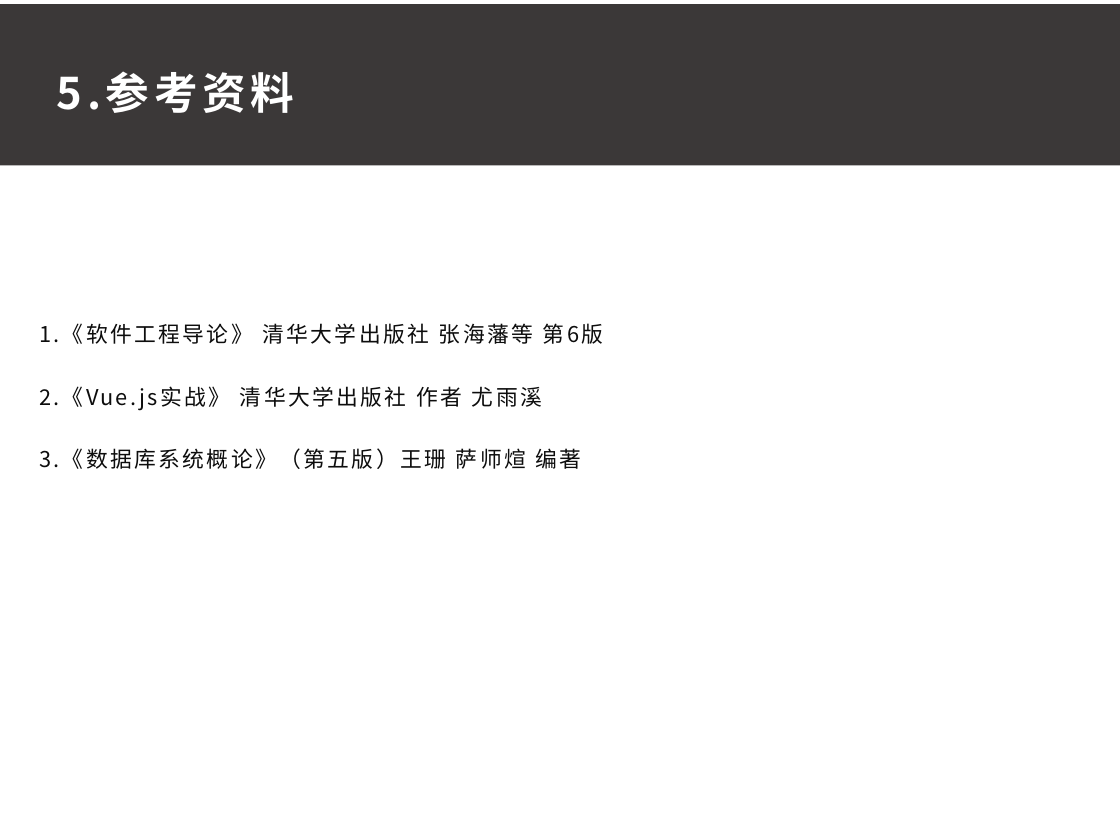
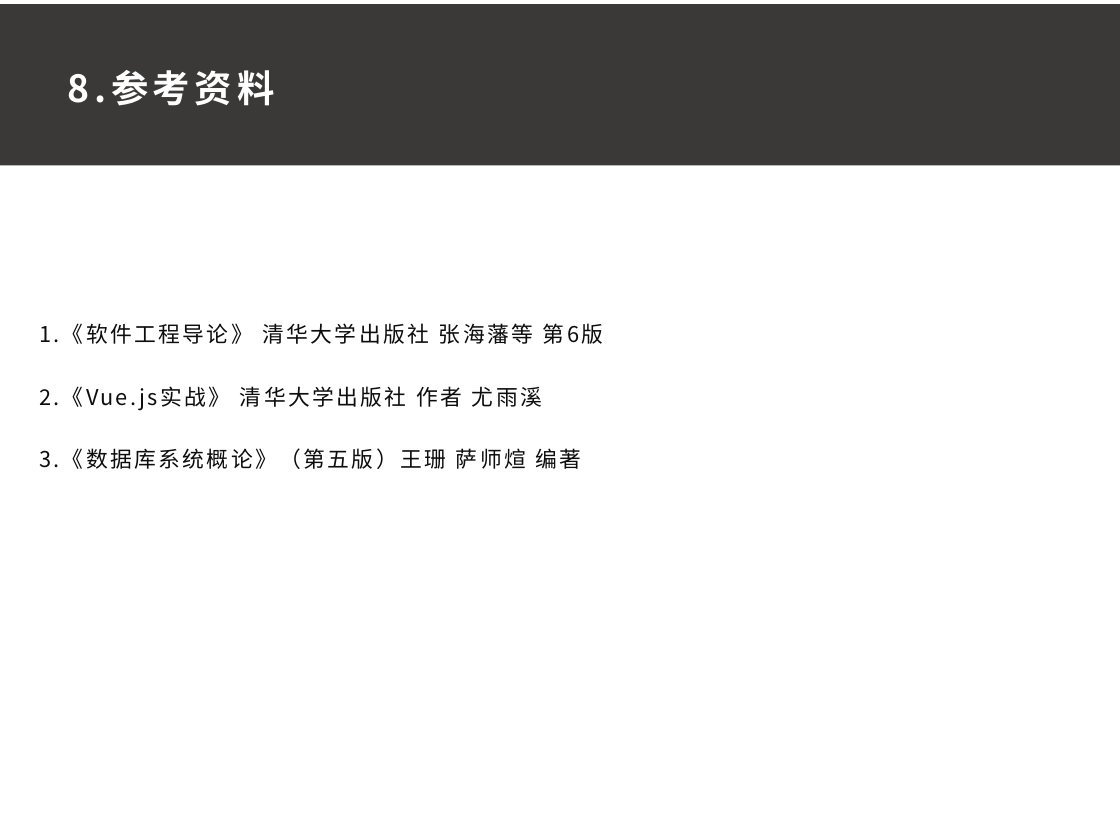
Before and after one commit to ConstanTWT/SE2020-G01, a slide deck: slide 18 of 项目计划书/G01小组项目计划PPT0.1.pptx (slide 17 before the commit). Drawn at 1120x840 pixels with LibreOffice and Linux fonts; fonts in the diff are those of the drawing. Boxes give left, top, right and bottom in pixels: in the first picture for what was removed or moved away, otherwise in the second. Text is boxed around its words. In the diff, an @@ line names an element or a change of style, - is before the commit and + after.

```diff
--- a/项目计划书/G01小组项目计划PPT0.1.pptx
+++ b/项目计划书/G01小组项目计划PPT0.1.pptx
@@ text at (68,70,274,106): text changed; size 28 to 24 pt @@
-5.参考资料
+8.参考资料
```
Also in this commit, not shown: 5 other slides changed, 5 slides added, 4 slides removed, 2 other files.
